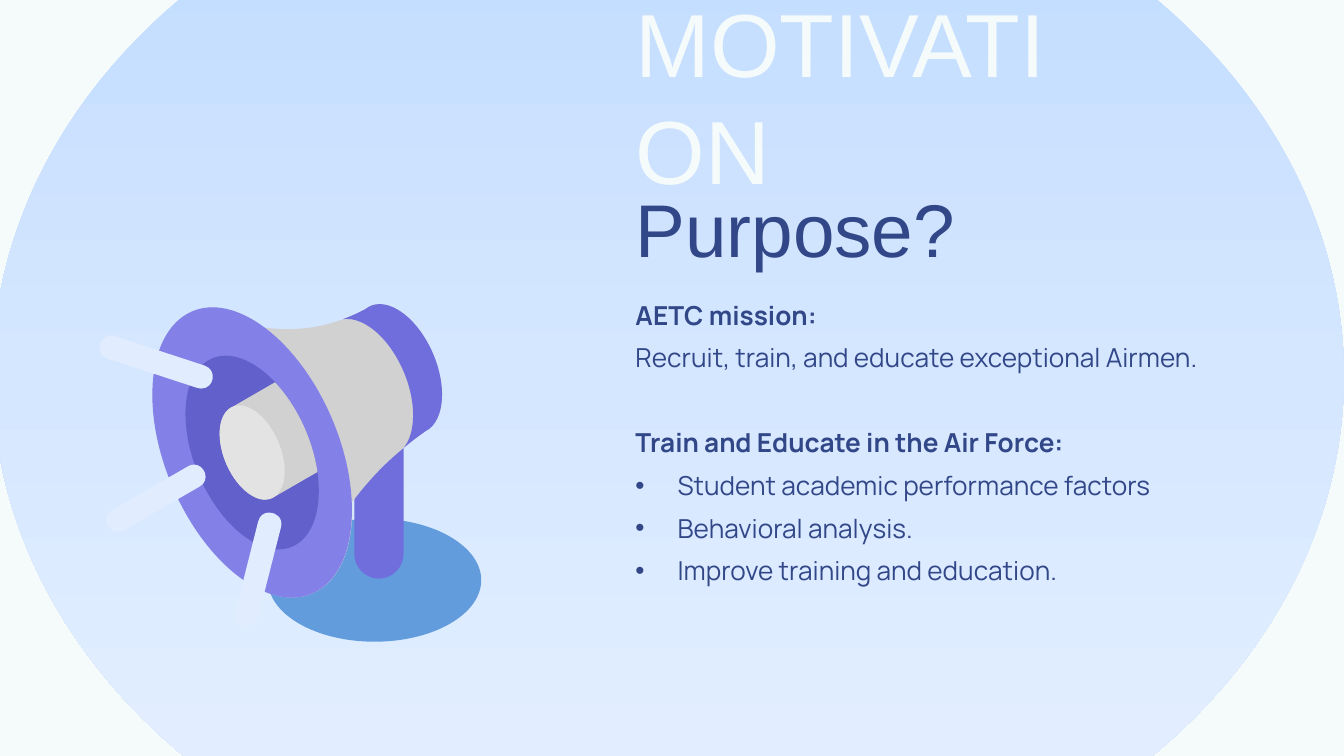
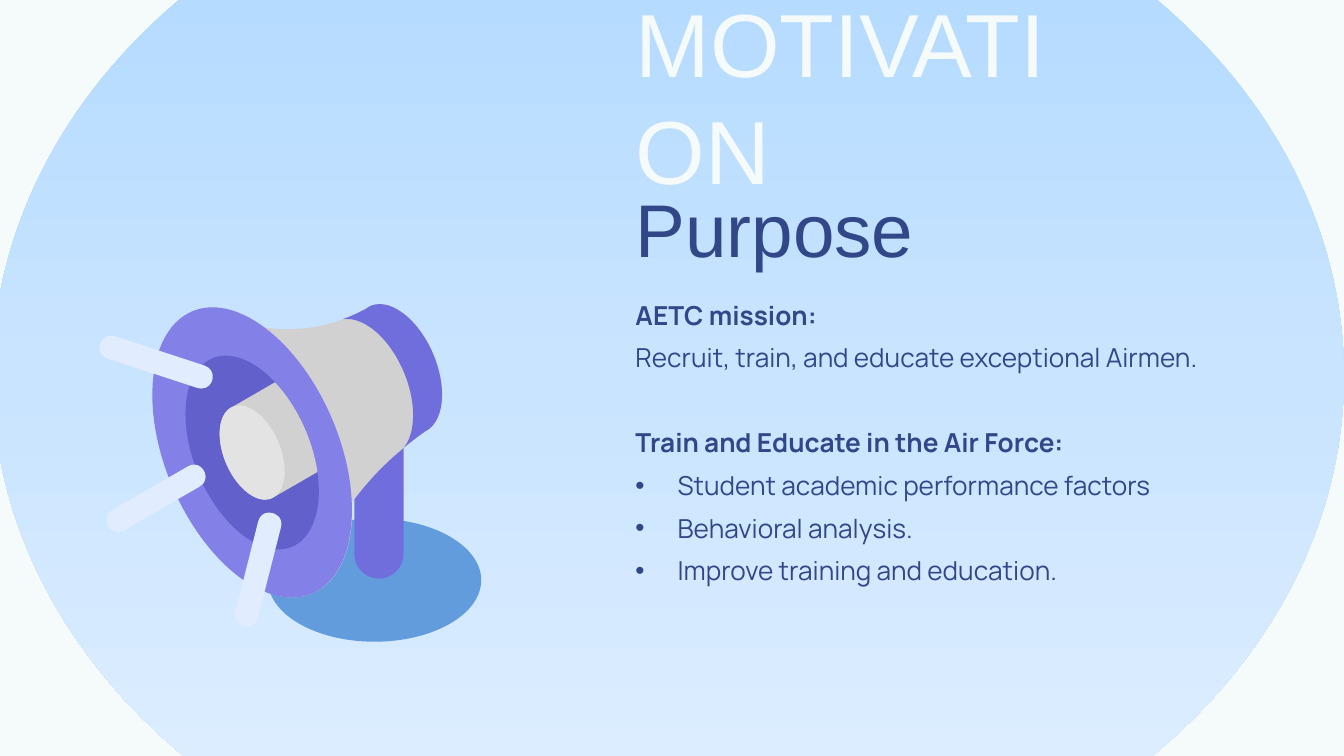
Before and after one commit to dyan27/da-capstone, a slide deck: slide 3 of DAI Final Capstone.pptx. Drawn at 1344x756 pixels with LibreOffice and Linux fonts; fonts in the diff are those of the drawing. Boxes give left, top, right and bottom in pixels: in the first picture for what was removed or moved away, otherwise in the second. Text is boxed around its words. In the diff, an @@ line names an element or a change of style, - is before the commit and + after.

```diff
--- a/DAI Final Capstone.pptx
+++ b/DAI Final Capstone.pptx
@@ ellipse at (0, 0, 1344, 756): fill gradient #BFDAFF to #D6E7FF to #EBF3FF to gradient #ACD7FF to #C9E4FF to #E5F1FF @@
@@ title at (635, 205, 913, 271): text changed @@
-Purpose?
+Purpose
```
Also in this commit, not shown: 8 other slides changed, 1 slide added, 4 slides removed, 8 other files.
